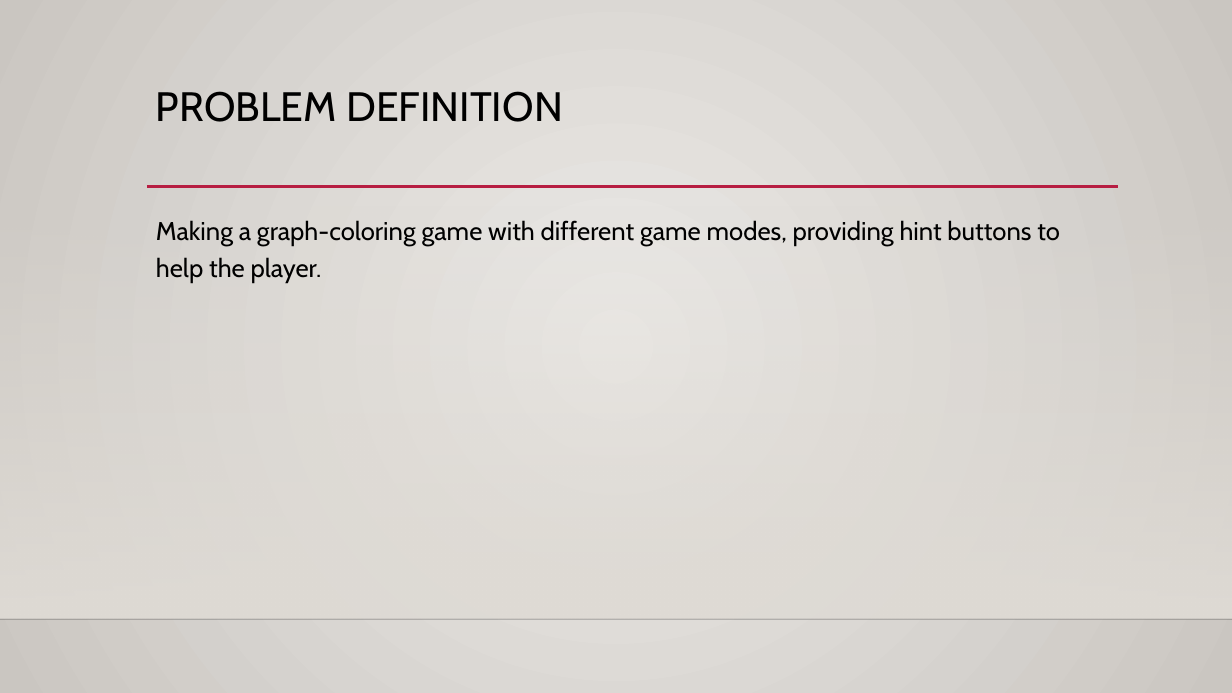
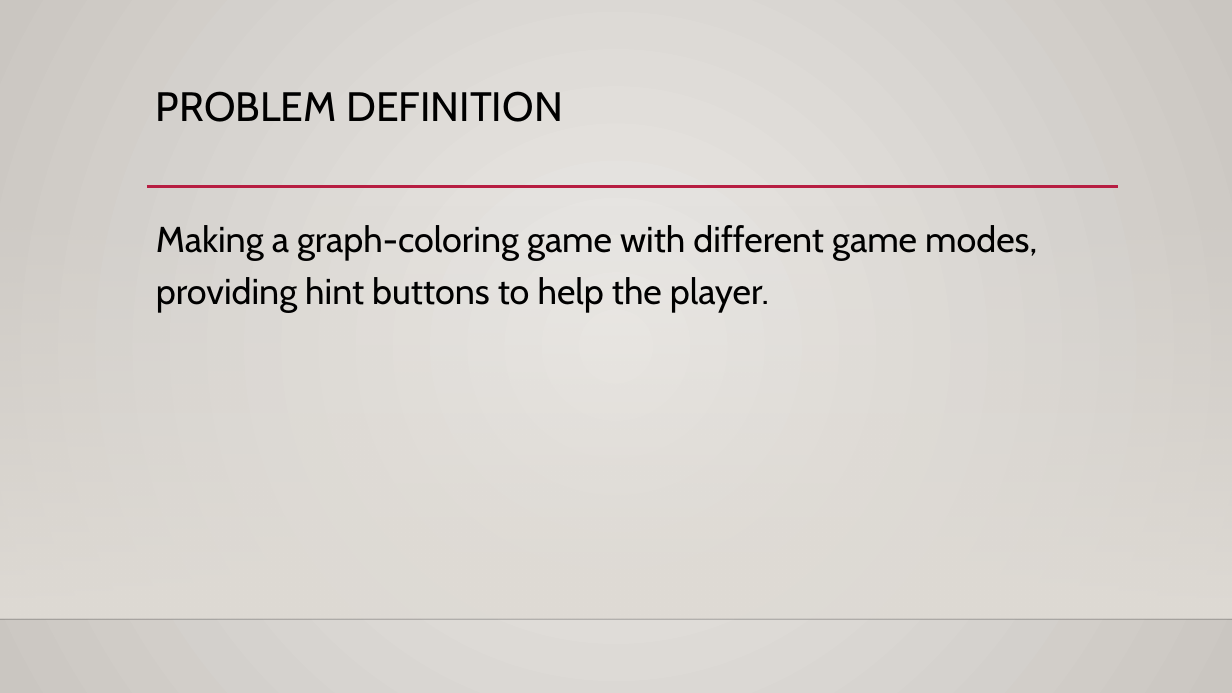
Before and after one commit to diagnoza/develop-, a slide deck: slide 2 of Project1-1/Phase2/Presentation2.pptx. Drawn at 1232x693 pixels with LibreOffice and Linux fonts; fonts in the diff are those of the drawing; background and template pictures are left out. Boxes give left, top, right and bottom in pixels: in the first picture for what was removed or moved away, otherwise in the second. Text is boxed around its words. In the diff, an @@ line names an element or a change of style, - is before the commit and + after.

```diff
--- a/Project1-1/Phase2/Presentation2.pptx
+++ b/Project1-1/Phase2/Presentation2.pptx
@@ text "Making a graph-coloring game with ..." at [156,225,1037,313]: size 20 to 28 pt @@
```
Also in this commit, not shown: 1 other file.
